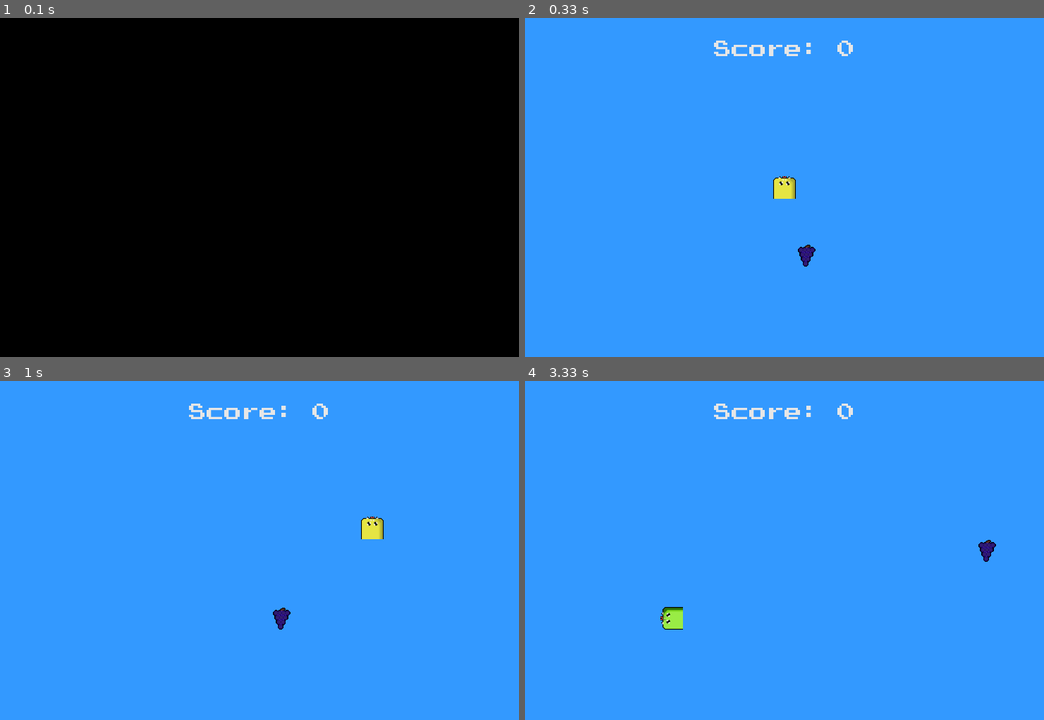
Above: before the commit, frames 1-4 (two rows, left to right).
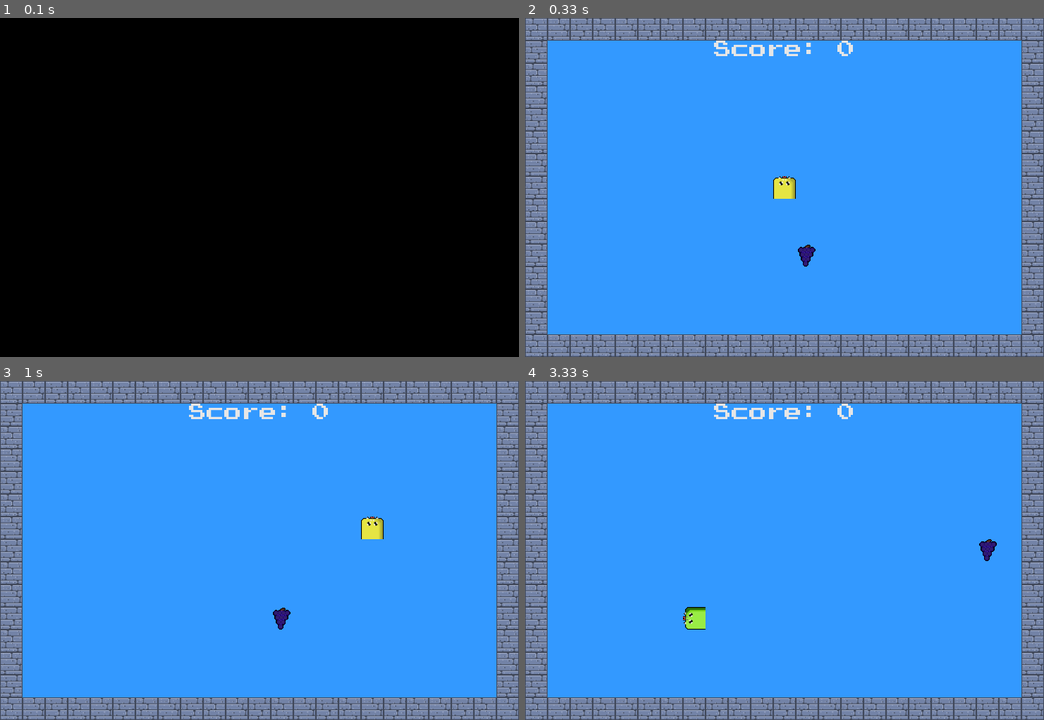
Above: after the commit, the same moments.

Repository: LUDUSLab/stem-games
Game: pygame game, started from natanael.lucena/snakepro/main.py
The game is run twice, just before and just after one commit, with the same random seed, the same clock (stepped at 60 frames per second) and the same inputs.
Inputs:
- Up to frame 1 (0.1 s): no input
- Up to frame 2 (0.33 s): no input
- Up to frame 3 (1 s): hold D 0.33-0.8 s; hold W from 0.83 s (still down)
- Up to frame 4 (3.33 s): release W at 1.13 s; hold D 1.17-1.63 s; tap E at 2.23 s; hold S 2.57-2.87 s; hold A 2.9-3.3 s

Frame 1 is identical in both runs. In frame 2, 21% of the frame differs, in the area x 0-100%, y 0-100%; in frame 3, 21%; in frame 4, 21%.

Commit message:
add wall.py and snake collision with the wall

Diff:
--- a/natanael.lucena/snakepro/fruit.py
+++ b/natanael.lucena/snakepro/fruit.py
@@ -5,20 +5,19 @@
 
 # Fruits properties
 fruits_imgs = [[] for x in range(4)]
-general_fruit = img("apple1").get_rect()
-general_fruit_x, general_fruit_y = 0, 0
 img_names = ["apple", "banana", "grape", "avocado"]
 for i in range(len(fruits_imgs)):
     for j in range(3):
         fruits_imgs[i].insert(j, img(img_names[i] + str(j + 1)))
 
+general_fruit = fruits_imgs[0][0].get_rect()
 
 def random_fruit(body_pos):
-    global general_fruit_x, general_fruit_y  # Fruit rectangle coordinates
+    global general_fruit  # Fruit rectangle coordinates
     while True:
-        general_fruit_x = randrange(window[0] // snake.w) * snake.w
-        general_fruit_y = randrange(window[1] // snake.h) * snake.h
-        if not any(pos == (general_fruit_x, general_fruit_y) for pos in
+        general_fruit.x = randrange(window[0] // snake.w) * snake.w
+        general_fruit.y = randrange(window[1] // snake.h) * snake.h
+        if not any(pos == (general_fruit.x, general_fruit.y) for pos in
                    body_pos):  # Checks if the fruit spawn position is not the same as the snake's body
             break
-    set_obj_coordinates(general_fruit, general_fruit_x, general_fruit_y)  # set fruit random position
+    set_obj_coordinates(general_fruit, general_fruit.x, general_fruit.y)  # set fruit random position
--- a/natanael.lucena/snakepro/game.py
+++ b/natanael.lucena/snakepro/game.py
@@ -2,10 +2,12 @@
 from config import *
 import fruit
 from snake import *
+from wall import *
 
 
 player_record = 0
 
+create_wall_img()
 
 # Main game loop
 def game_loop():
@@ -26,6 +28,7 @@
         snake_imgs[n] = aux1
     fruit.random_fruit(snake_pos)
     blink_surface = next(blink_surfaces)
+
     # The game is not closed, so we either play again or leave the game
     while not game_close:
         while game_over:  # When the snake collides with herself or with the wall, the game is over
@@ -55,6 +58,7 @@
             game_clock.tick(60)
         game_clock.tick(10)
         screen.fill(COLOR_LIGHT_BLUE)
+        draw_wall()
         screen.blit(fruit.fruits_imgs[random_ind2][frame_aux], fruit.general_fruit)
         # Displays score on the game screen
         msg(continue_msg, "Score: {}".format(snake_len - 1),
@@ -63,7 +67,7 @@
         frame_aux += 1
         if frame_aux > 2:
             frame_aux = 0
-        fruit_eaten = (snake.x == fruit.general_fruit_x and snake.y == fruit.general_fruit_y)
+        fruit_eaten = (snake.x == fruit.general_fruit.x and snake.y == fruit.general_fruit.y)
         # Listen to players key and rotate the snake image to the respective direction
         for event in pygame.event.get():
             if event.type == pygame.QUIT:
@@ -109,8 +113,8 @@
             del snake_pos[len(snake_pos) - 1]
 
         # The snake collides with the wall
-        if snake.y < 0 or snake.y > window[1] - snake.height or snake.x < 0 or \
-                snake.x > window[0] - snake.width:
+        if snake.y < 32 or snake.y > window[1] - snake.height - 32 or snake.x < 32 or \
+                snake.x > window[0] - snake.width - 32:
             game_over = game_over_treatment()
         # The snake collides with herself
         for x in snake_pos[1:]:
@@ -118,13 +122,13 @@
                 game_over = game_over_treatment()
 
         # Draw snake
-        for x in snake_pos:
-            if x == snake_pos[0]:
-                screen.blit(snake_imgs[random_ind1][0], (x[0], x[1]))
-            elif x == snake_pos[len(snake_pos) - 1]:
-                screen.blit(snake_imgs[random_ind1][2], (x[0], x[1]))
+        for pos in snake_pos:
+            if pos == snake_pos[0]:
+                screen.blit(snake_imgs[random_ind1][0], (pos[0], pos[1]))
+            elif pos == snake_pos[len(snake_pos) - 1]:
+                screen.blit(snake_imgs[random_ind1][2], (pos[0], pos[1]))
             else:
-                screen.blit(snake_imgs[random_ind1][1], (x[0], x[1]))
+                screen.blit(snake_imgs[random_ind1][1], (pos[0], pos[1]))
 
         # Fruit eaten
         if fruit_eaten:
--- /dev/null
+++ b/natanael.lucena/snakepro/wall.py
@@ -0,0 +1,30 @@
+from config import img, window, screen
+
+wall_imgs = []
+
+def create_wall_img():
+    for i in range(3):
+        wall_imgs.insert(i, img("stone-block" + str(i+1)))
+
+def draw_wall():
+    general_wall = wall_imgs[0].get_rect()
+    aux = 0
+    while general_wall.x < window[0]:
+        general_wall.y = 0
+        screen.blit(wall_imgs[aux], general_wall)
+        general_wall.y = window[1] - general_wall.h
+        screen.blit(wall_imgs[aux], general_wall)
+        general_wall.x += general_wall.w
+        aux += 1
+        if aux > 2:
+            aux = 0
+    general_wall.y = general_wall.h
+    while general_wall.y < window[1] - general_wall.h:
+        general_wall.x = 0
+        screen.blit(wall_imgs[aux], general_wall)
+        general_wall.x = window[0] - general_wall.w
+        screen.blit(wall_imgs[aux], general_wall)
+        general_wall.y += general_wall.h
+        aux += 1
+        if aux > 2:
+            aux = 0
